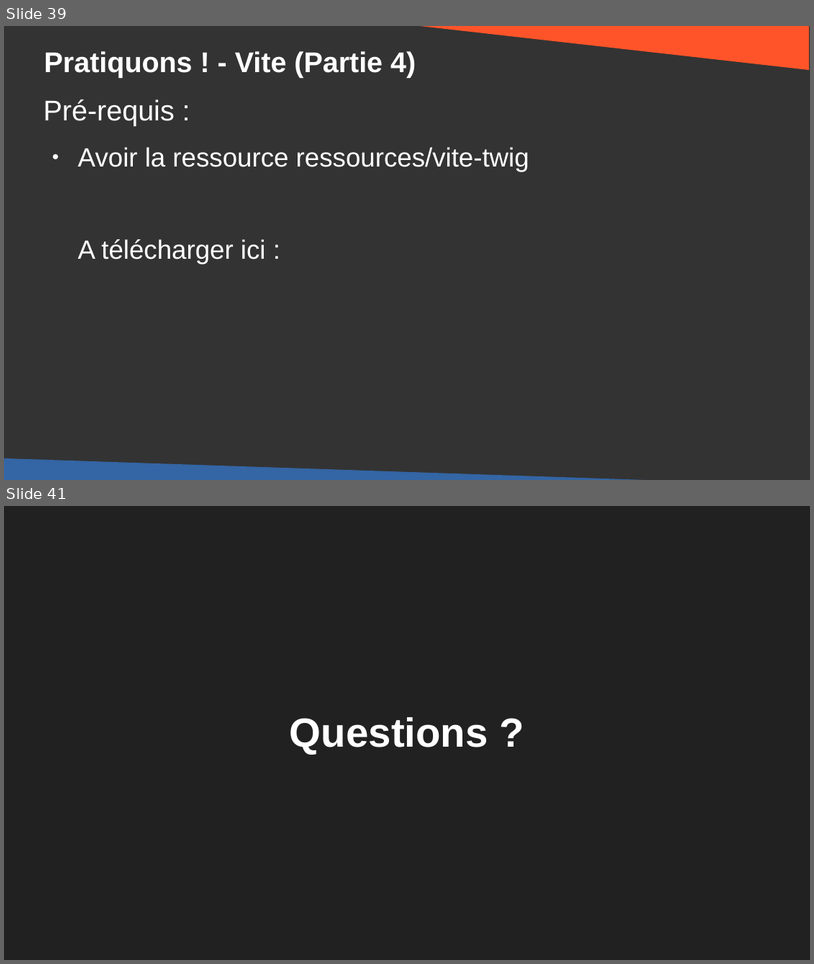
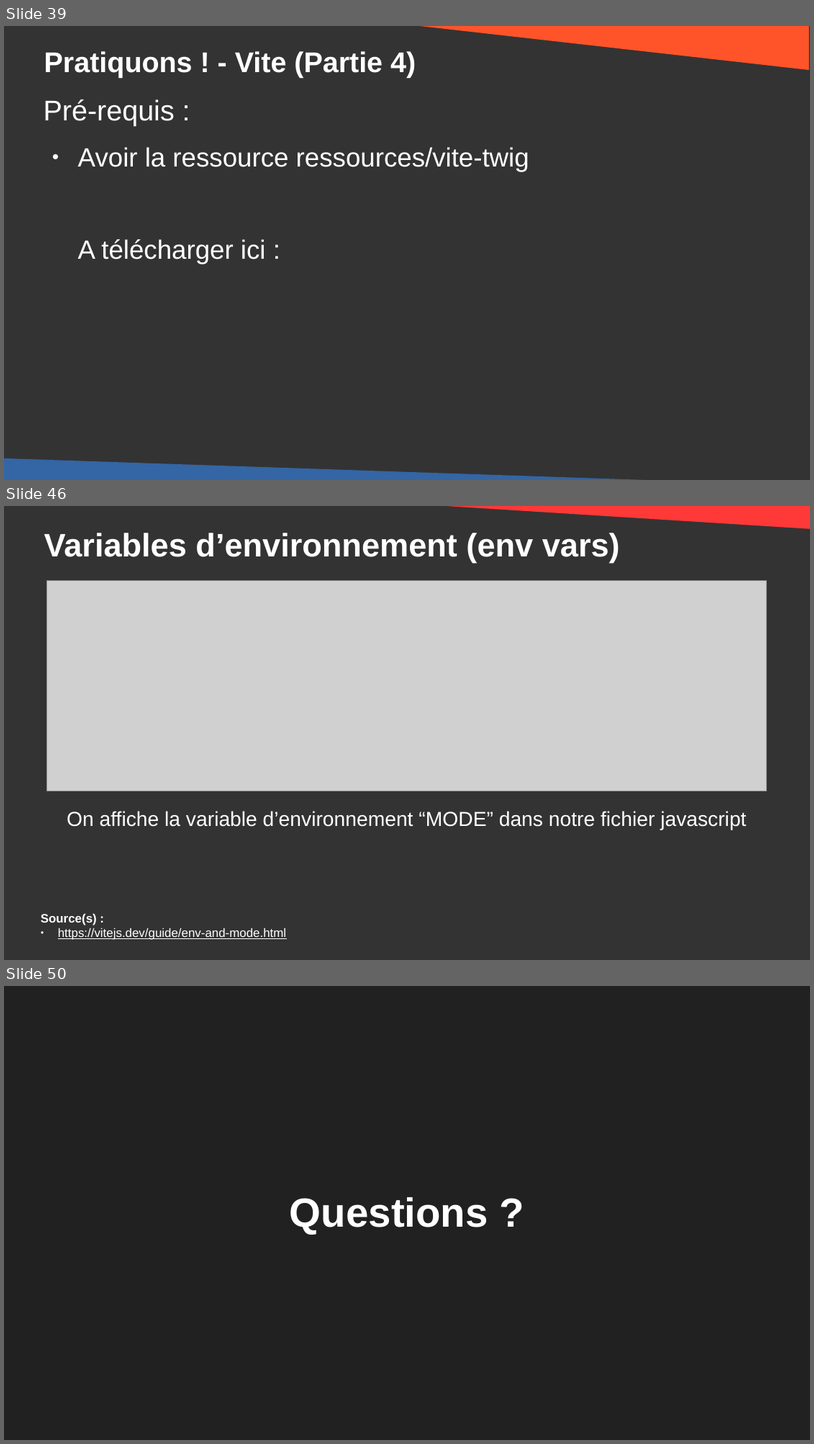
Before and after one commit to DanYellow/cours, a slide deck: developpement-front-s5/travaux-pratiques/numero-4/presentation.odp. Shown one above the other, each under a label of ours: slides 39 and 41 before the commit, slides 39, 46 and 50 after it; the slides between them are not shown. The pictures are 814x964 and 814x1444 pixels, drawn with LibreOffice and Linux fonts; fonts in the diff are those of the drawing; grey boxes stand for pictures. Boxes give left, top, right and bottom in pixels: in the first picture for what was removed or moved away, otherwise in the second. Text is boxed around its words. In the diff, an @@ line names an element or a change of style, - is before the commit and + after.

```diff
--- a/developpement-front-s5/travaux-pratiques/numero-4/presentation.odp
+++ b/developpement-front-s5/travaux-pratiques/numero-4/presentation.odp
@@ slide 46 added at (4,506,810,960), background #333333 @@
@@ right triangle added at (395,506,810,530), fill #FF3838 @@
@@ title added at (44,533,620,562), 32 pt, text #FFFFFF, bold @@
+Variables d’environnement (env vars)
@@ picture added at (47,581,767,790) @@
@@ text added at (67,811,746,830), 20 pt, text #FFFFFF @@
+On affiche la variable d’environnement “MODE” dans notre fichier javascript
@@ text added at (41,913,286,939), 12 pt, text #FFFFFF, underline @@
+Source(s) :
+● https://vitejs.dev/guide/env-and-mode.html
@@ what was slide 41 is now slide 50 @@
```
Also in this commit, not shown: 5 slides changed, 8 other slides added, 3 other files.
